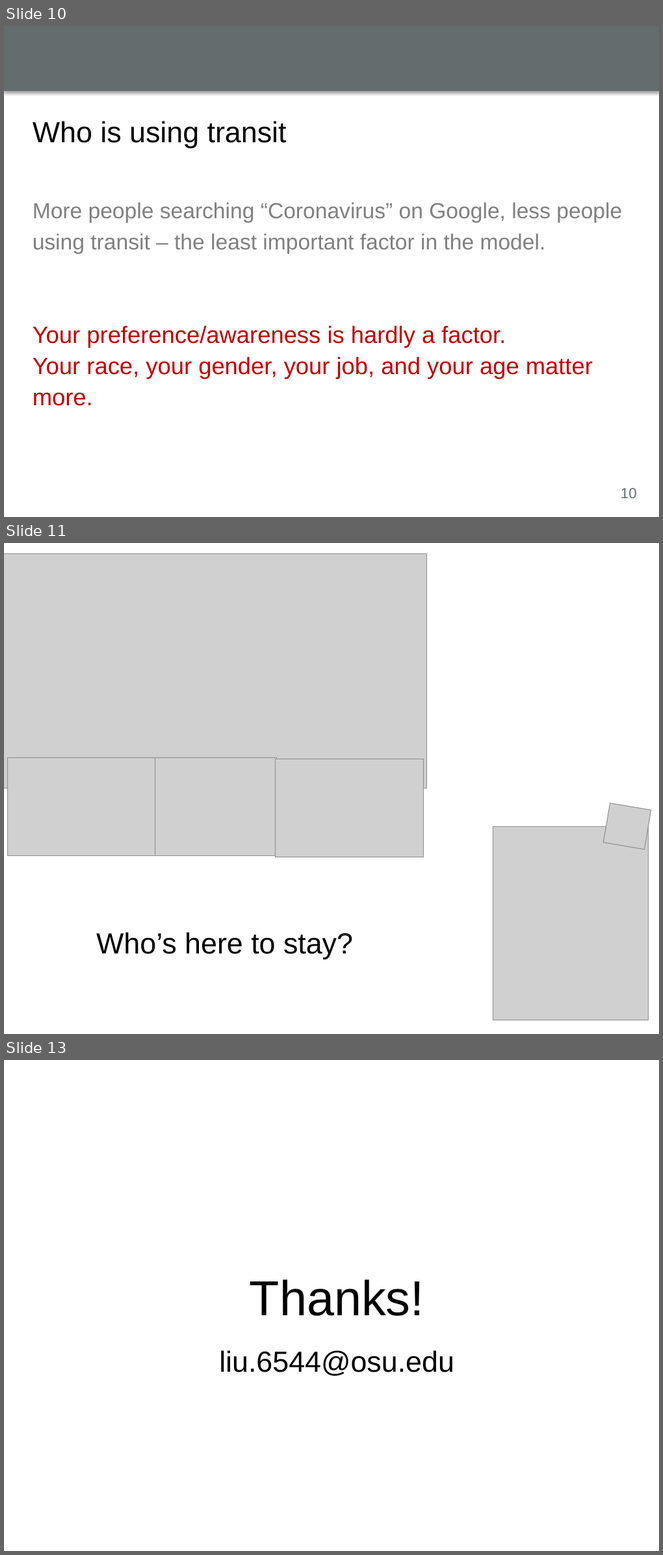
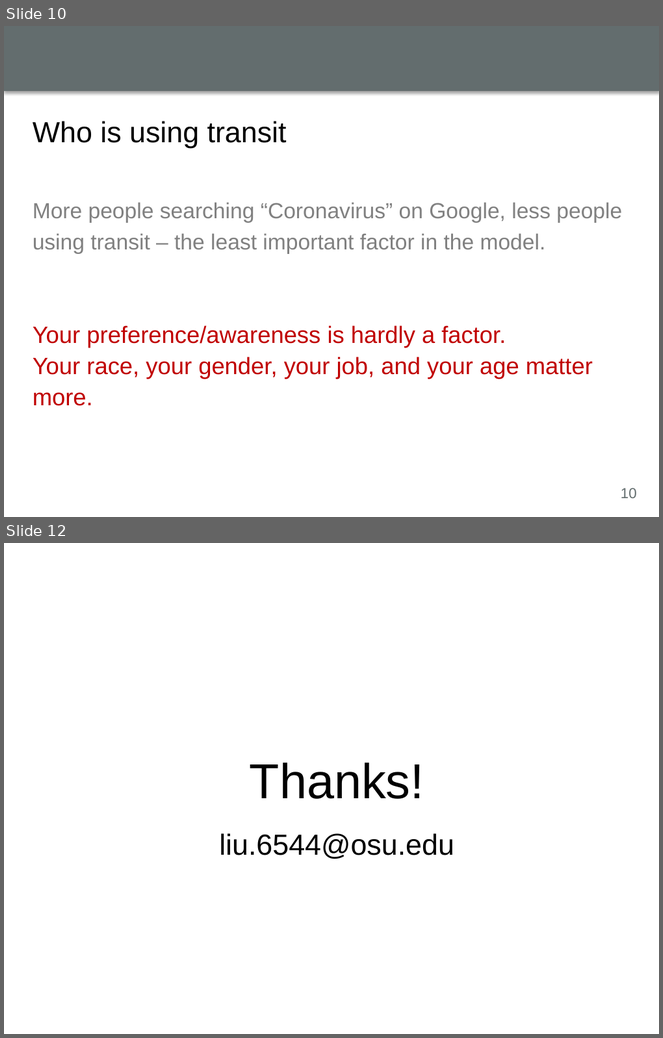
Before and after one commit to luyuliu/COVID-Transit-Demand, a slide deck: doc/lightning_talk.pptx. Shown one above the other, each under a label of ours: slides 10, 11 and 13 before the commit, slides 10 and 12 after it; the slides between them are not shown. The pictures are 663x1555 and 663x1038 pixels, drawn with LibreOffice and Linux fonts; fonts in the diff are those of the drawing; grey boxes stand for pictures; background and template pictures are left out. Boxes give left, top, right and bottom in pixels: in the first picture for what was removed or moved away, otherwise in the second. Text is boxed around its words. In the diff, an @@ line names an element or a change of style, - is before the commit and + after.

```diff
--- a/doc/lightning_talk.pptx
+++ b/doc/lightning_talk.pptx
@@ slide 11 removed at <box>4,543,659,1034</box>, background #FFFFFF @@
@@ picture removed at <box>4,553,427,789</box> @@
@@ picture removed at <box>7,758,155,856</box> @@
@@ picture removed at <box>145,758,276,856</box> @@
@@ picture removed at <box>275,759,423,858</box> @@
@@ picture removed at <box>604,803,652,850</box> @@
@@ picture removed at <box>493,826,649,1021</box> @@
@@ text removed at <box>96,932,353,960</box> @@
-Who’s here to stay?
@@ what was slide 13 is now slide 12 @@
```
Also in this commit, not shown: 1 slide changed.
